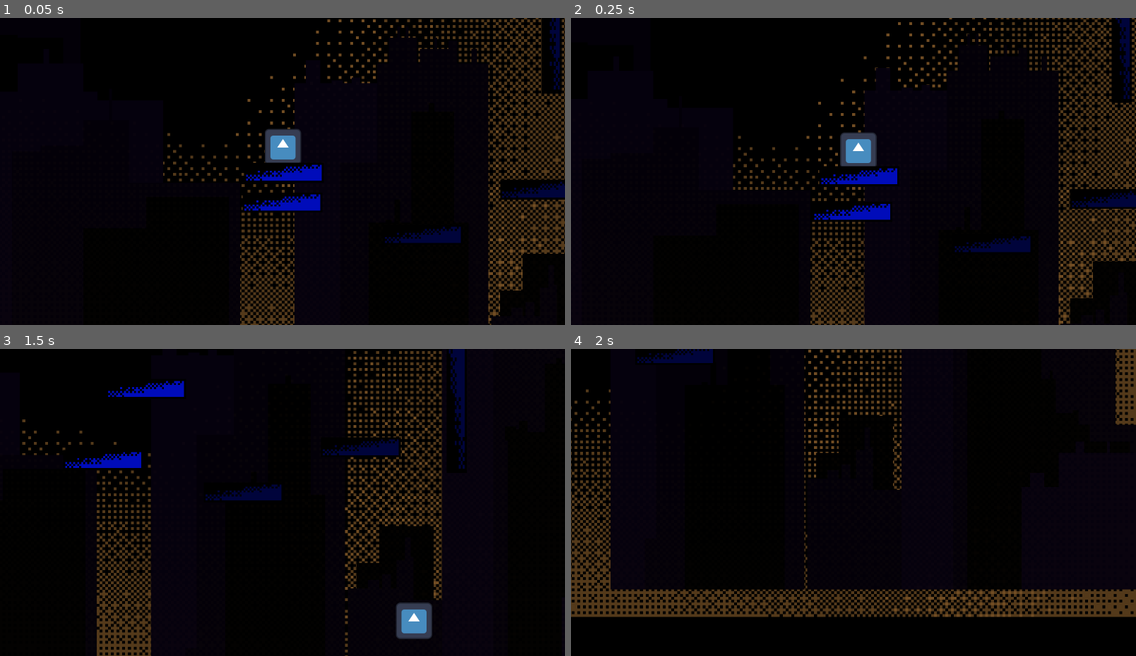
Above: before the commit, frames 1-4 (two rows, left to right).
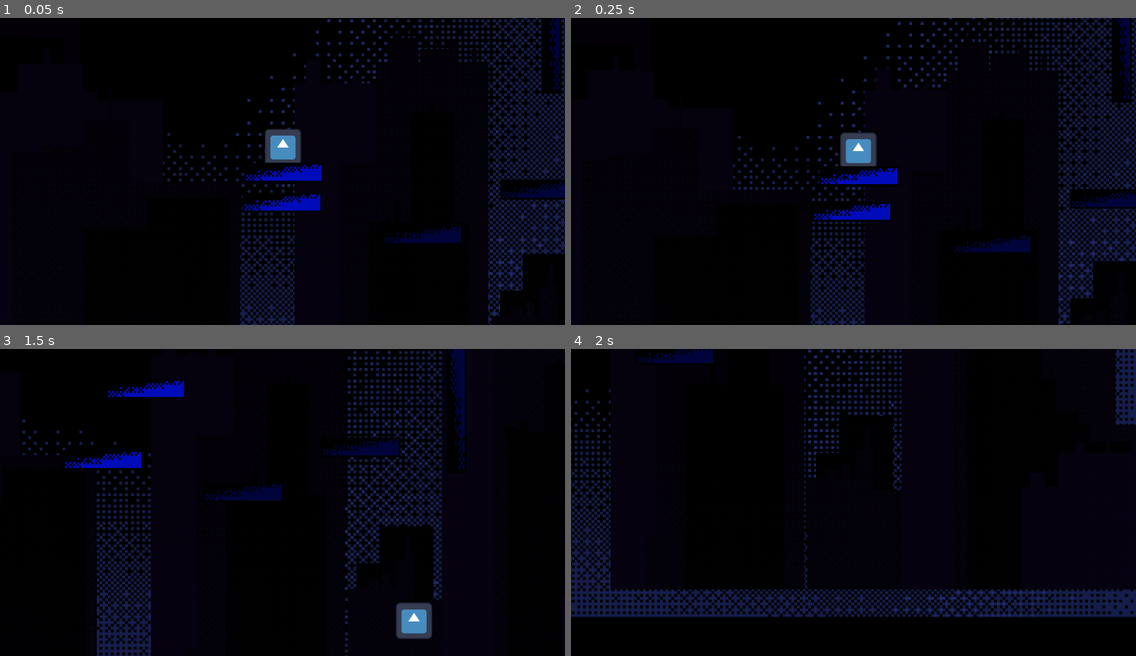
Above: after the commit, the same moments.

Repository: eeMalm/EntropyProjectReal
Game: Godot game, scene res://World.tscn
Same seed, same stepped clock (60 frames per second), same inputs: the game is played once before the commit and once after it. The engine's default icon, where the game draws it, is replaced by a stand-in: a white triangle on a blue panel in a dark square.
Inputs:
- Up to frame 1 (0.05 s): no input
- Up to frame 2 (0.25 s): no input
- Up to frame 3 (1.5 s): hold Right (ui_right) from 0.53 s (still down); tap Shift (Dash) at 0.6, 1.35 s; tap Up (ui_up) at 0.77 s
- Up to frame 4 (2 s): keep holding Right (ui_right); tap Up (ui_up) at 1.52 s

The runs differ from the first frame. In frame 1, 8.5% of the frame differs, in the area x 28-100%, y 0-100%; in frame 2, 8.7%; in frame 3, 7.5%; in frame 4, 11%, in the area x 0-100%, y 0-88%.

Commit message:
good night

Diff:
--- a/entropy/World.tscn
+++ b/entropy/World.tscn
@@ -25,7 +25,7 @@
 motion_offset = Vector2(500, 0)
 
 [node name="Sprite2D" type="Sprite2D" parent="ParallaxBackground/ParallaxLayer"]
-modulate = Color(0.693301, 0.472104, 0.219859, 1)
+modulate = Color(0.172503, 0.242158, 0.620014, 1)
 texture_filter = 1
 scale = Vector2(10, 10)
 texture = ExtResource("3_76pr8")
--- a/entropy/player.gd
+++ b/entropy/player.gd
@@ -52,6 +52,10 @@
 			velocity.y += GRAVITY * 0.8 * delta
 	if is_on_wall():
 		impartedvelocity = Vector2(0.0, 0.0)
+		if isDashing:
+			velocity = Vector2(0.0, 0.0)
+			isDashing == false
+
 	if not isDashing:
 		# Handle jump.
 		if Input.is_action_just_pressed("ui_up"):
@@ -63,8 +67,6 @@
 				velocity.y = JUMP_VELOCITY
 				jumps -= 1
 
-		# Get the input direction and handle the movement/deceleration.
-		# As good practice, you should replace UI actions with custom gameplay actions.
 
 		if direction == 1:
 
@@ -97,9 +99,10 @@
 	move_and_slide()
 
 func _on_dash_timer_timeout():
+	if abs(velocity.x) > MAX_SPEED && isDashing:
+		velocity.x *= 0.1
 	isDashing = false
-	if abs(velocity.x) > MAX_SPEED:
-		velocity.x *= 0.1
+
 
 func die():
 	get_tree().quit()
Binary file added: entropy/whitecircle2.png
Not shown, added: entropy/whitecircle2.png.import
